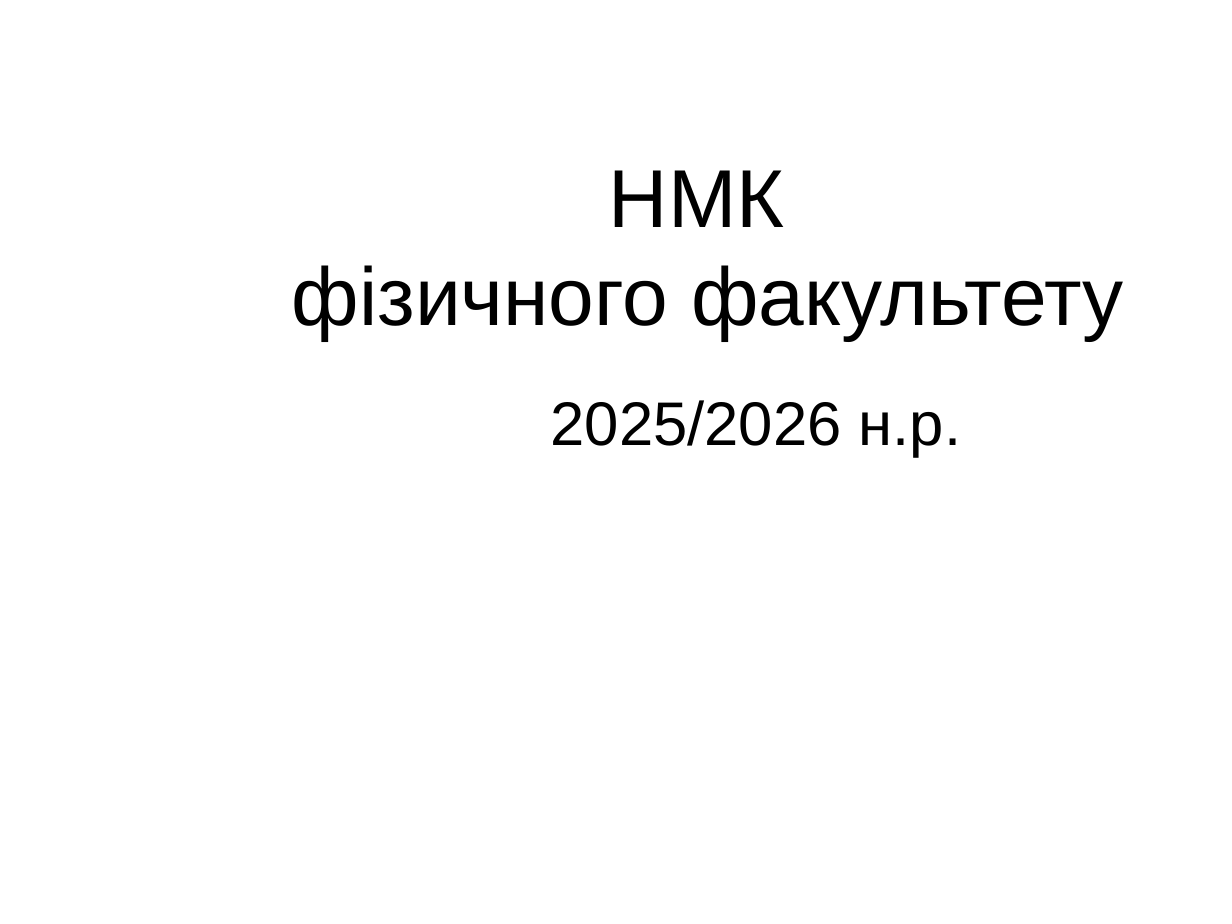
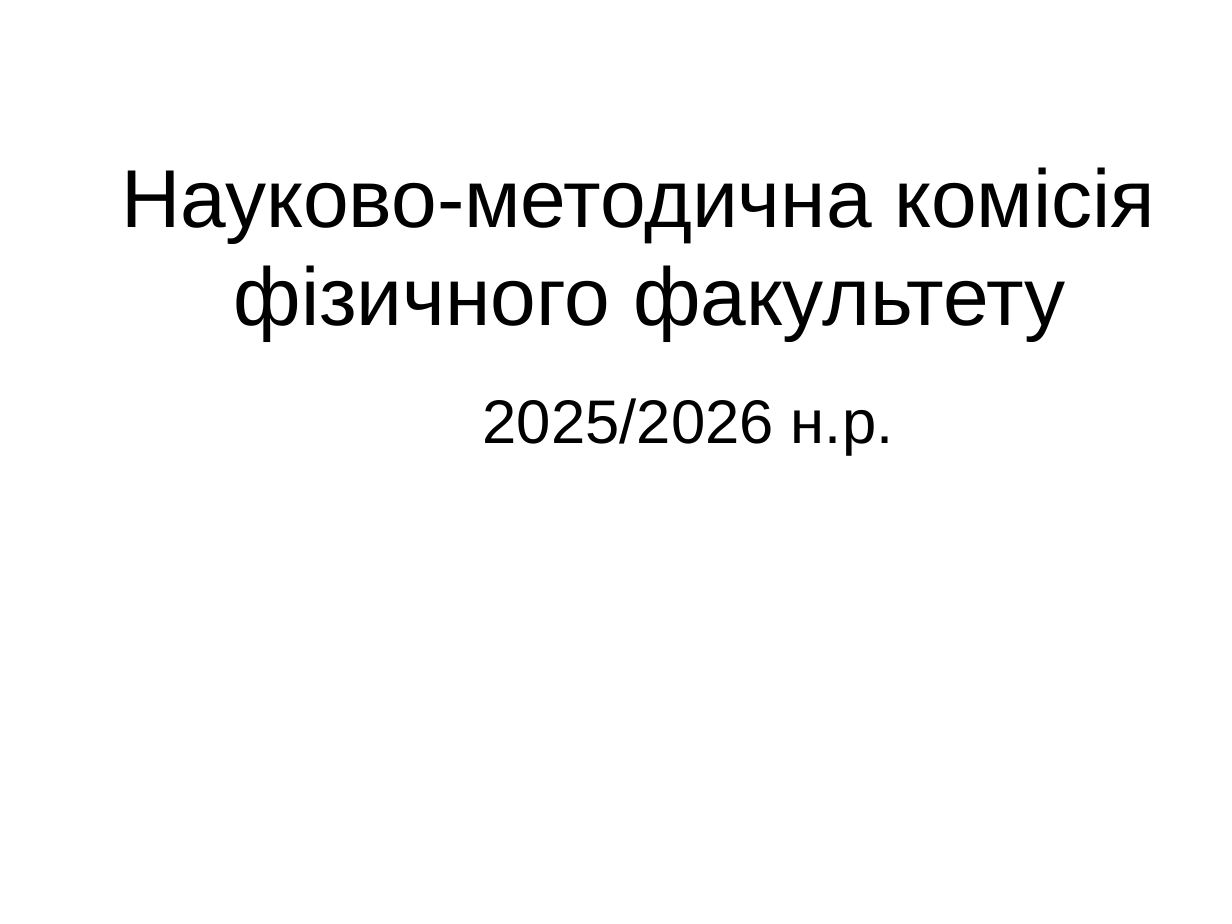
Before and after one commit to l432/NMK, a slide deck: slide 1 of Olikh/Zvit/25_26/Zvit25_26.ppt. Drawn at 1232x924 pixels with LibreOffice and Linux fonts; fonts in the diff are those of the drawing; background and template pictures are left out. Boxes give left, top, right and bottom in pixels: in the first picture for what was removed or moved away, otherwise in the second. Text is boxed around its words. In the diff, an @@ line names an element or a change of style, - is before the commit and + after.

```diff
--- a/Olikh/Zvit/25_26/Zvit25_26.ppt
+++ b/Olikh/Zvit/25_26/Zvit25_26.ppt
@@ title at [121, 167, 1155, 341]: text changed @@
-НМК
-фізичного факультету
+Науково-методична комісія
+фізичного факультету
@@ text "2025/2026 н.р.": place and size @@
-text "2025/2026 н.р." at [550, 400, 961, 456]
+text "2025/2026 н.р." at [483, 398, 893, 454]
```
Also in this commit, not shown: 3 other files.
